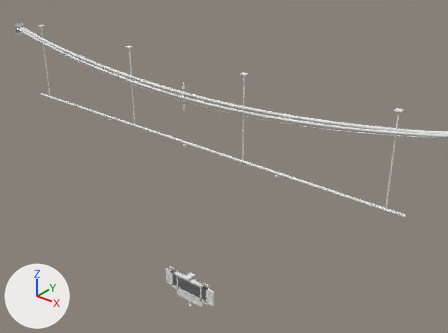
Renders of the glTF model assets/eclipse/kit/pasaje_overhead.glb from each side of a commit.
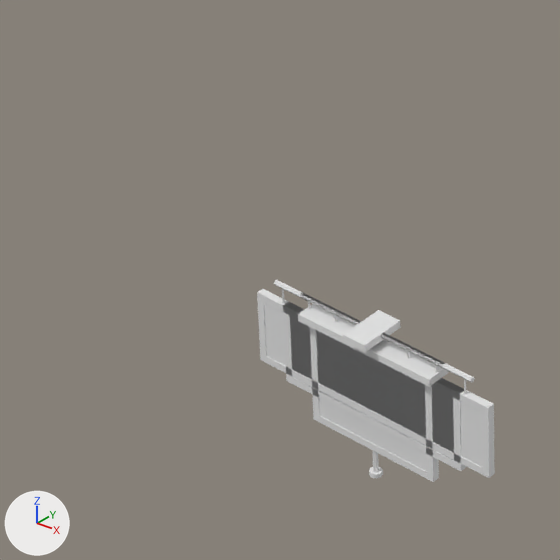
Each version appears first from a 50 mm lens placed at (6.97, -7.59, 7.41), pointed at (0.04, 1.07, 2.04), and next in a close-up on the part from 25% to 51% of the width and 63% to 97% of the height. Lighting does not change. The marker at lower left points along +X, +Y and +Z. The last two pictures show the newer version.

The first close-up shows 'drop_rod', 'sign_board_a', 'sign_board_b', 'sign_board_c'.
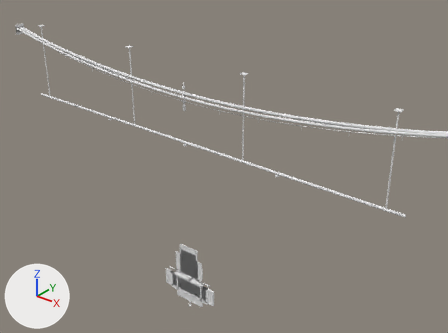
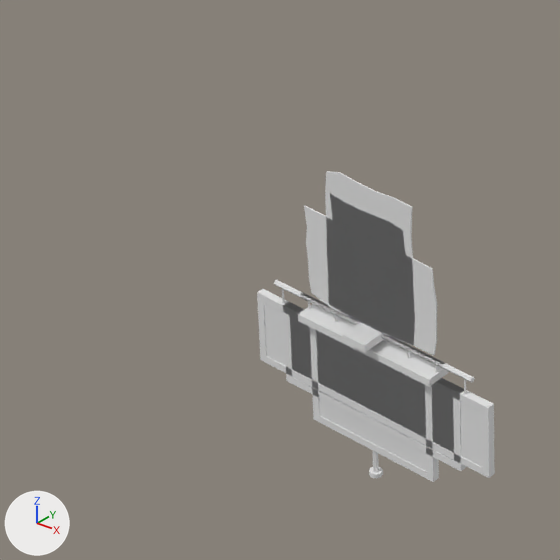
Where the change shows, as pixel boxes (x1, y1, x2, y2) in the close-ups (560 x 560 px):
'poster_c', added
    after: (304, 205, 437, 355)
    faces in mat_sign (white #e7e7e7): (312, 218, 428, 346)
    faces in mat_paper (white #e7e7e7): (304, 205, 437, 355)
'poster_a', added
    after: (325, 171, 415, 346)
    faces in mat_sign (white #e7e7e7): (330, 178, 407, 335)
    faces in mat_paper (white #e7e7e7): (325, 171, 415, 346)
'poster_b', added
    after: (330, 194, 407, 338)
    faces in mat_sign (white #e7e7e7): (338, 208, 400, 331)
    faces in mat_paper (white #e7e7e7): (330, 194, 407, 338)

Patch to the scene script:
```diff
--- a/assets/eclipse/kit/pasaje_overhead.glb.py
+++ b/assets/eclipse/kit/pasaje_overhead.glb.py
@@ mat_paper @@
+mat_paper = principled_material('paper')
+mat_paper.base_color = (0.8, 0.8, 0.8)  # white #e7e7e7
@@ me_poster_c @@
+me_poster_c.from_pydata(...)  # 60 vertices, 116 faces; spans x -0.352..0.359, y -0.006..0.0, z 0.002..0.452
+# faces by material slot: [18, 98]
+me_poster_c.materials.append(mat_sign)  # white #e7e7e7
+me_poster_c.materials.append(mat_paper)  # white #e7e7e7
@@ me_poster_b @@
+me_poster_b.from_pydata(...)  # 60 vertices, 116 faces; spans x -0.208..0.205, y -0.006..0.0, z 0.001..0.574
+# faces by material slot: [18, 98]
+me_poster_b.materials.append(mat_sign)  # white #e7e7e7
+me_poster_b.materials.append(mat_paper)  # white #e7e7e7
@@ me_poster_a @@
+me_poster_a.from_pydata(...)  # 60 vertices, 116 faces; spans x -0.233..0.243, y -0.006..0.0, z 0.006..0.694
+# faces by material slot: [18, 98]
+me_poster_a.materials.append(mat_sign)  # white #e7e7e7
+me_poster_a.materials.append(mat_paper)  # white #e7e7e7
@@ ob_poster_c @@
+ob_poster_c = bpy.data.objects.new('poster_c', me_poster_c)
+ob_poster_c.location = (0.0, 0.0, 0.0)
@@ ob_poster_b @@
+ob_poster_b = bpy.data.objects.new('poster_b', me_poster_b)
+ob_poster_b.location = (0.0, 0.0, 0.0)
@@ ob_poster_a @@
+ob_poster_a = bpy.data.objects.new('poster_a', me_poster_a)
+ob_poster_a.location = (0.0, 0.0, 0.0)
```
